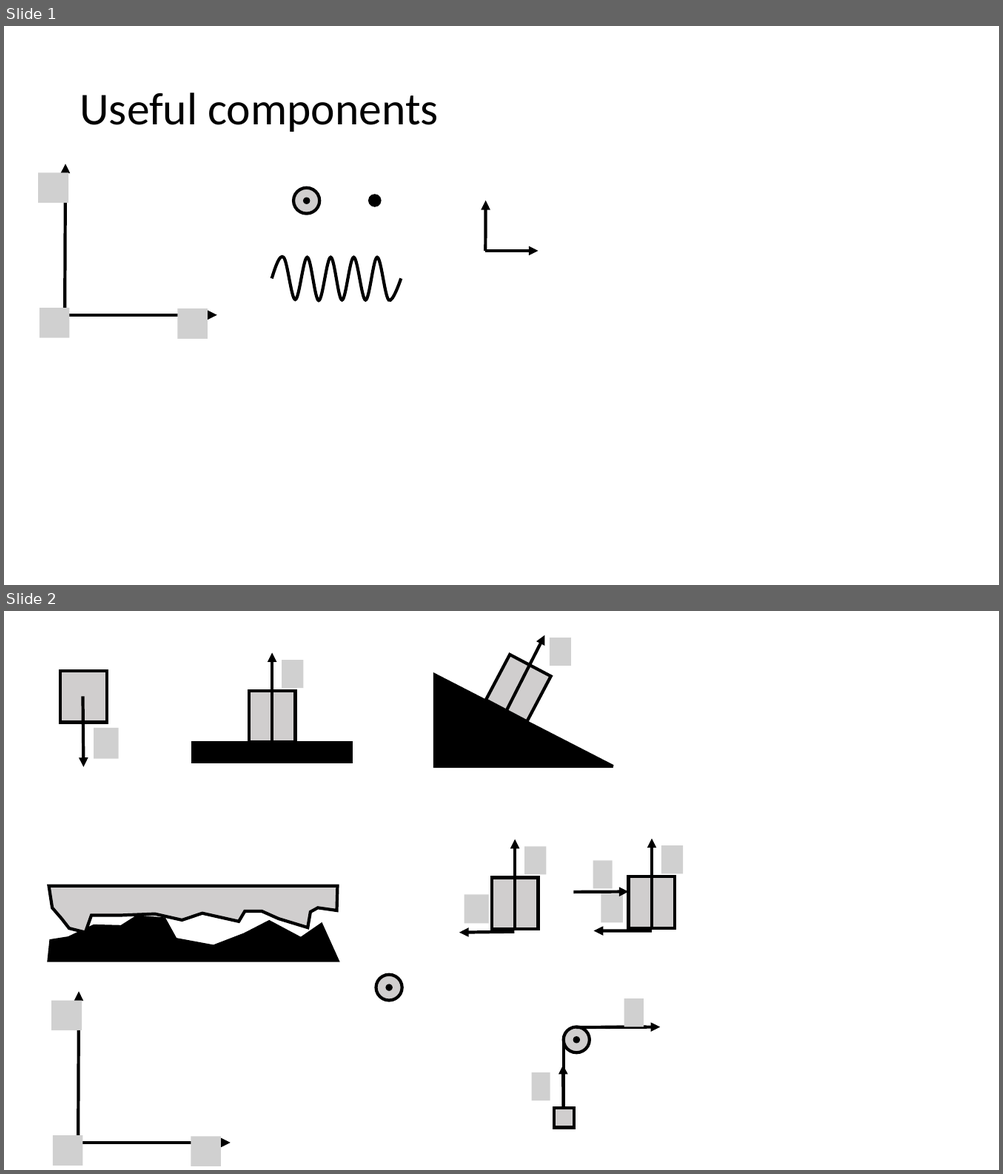
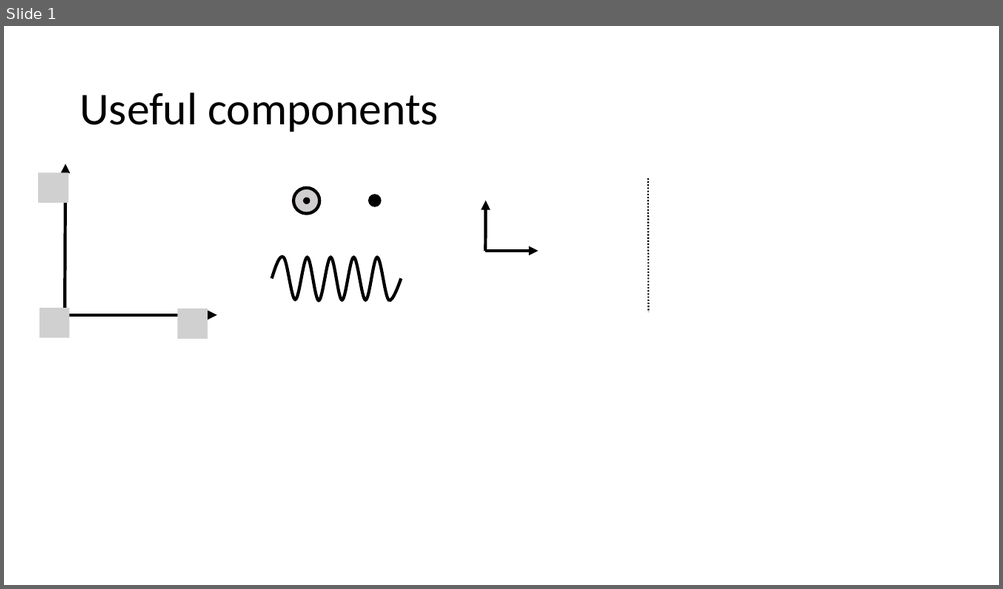
Before and after one commit to OSTP/PhysicsArtofModelling, a slide deck: tex/figures/ApplyingNewtonsLaws/Figures.pptx. Shown one above the other, each under a label of ours: slides 1 and 2 before the commit, slide 1 after it. The pictures are 1003x1174 and 1003x589 pixels, drawn with LibreOffice and Linux fonts; fonts in the diff are those of the drawing; grey boxes stand for pictures; background and template pictures are left out. Boxes give left, top, right and bottom in pixels: in the first picture for what was removed or moved away, otherwise in the second. Text is boxed around its words. In the diff, an @@ line names an element or a change of style, - is before the commit and + after.

```diff
--- a/tex/figures/ApplyingNewtonsLaws/Figures.pptx
+++ b/tex/figures/ApplyingNewtonsLaws/Figures.pptx
@@ slide 2 removed at (4,611,999,1170), background #FFFFFF @@
@@ rectangle removed at (60,671,106,722) @@
@@ group removed at (435,635,613,767): 1 rectangle, 1 arrow, 1 picture, 1 right triangle @@
@@ arrow removed from (83, 696) to (84, 767) @@
@@ picture removed at (94,728,118,759) @@
@@ group removed at (193,652,351,762): 2 rectangles, 1 arrow, 1 picture @@
@@ group removed at (459,839,683,933): 5 arrows, 5 pictures, 2 rectangles @@
@@ freeform shape removed at (48,886,338,933) @@
@@ freeform shape removed at (48,917,338,960) @@
@@ ellipse removed at (376,975,402,1001) @@
@@ ellipse removed at (387,986,391,990) @@
@@ group removed at (532,999,660,1128): 2 ellipses, 2 lines, 2 arrows, 2 pictures, 1 rectangle @@
@@ group removed at (52,991,230,1167): 3 pictures, 2 arrows @@
@@ slide 1 changed as well @@
@@ line added from (648, 178) to (649, 312), #000000 1.5 pt dashed @@
```
Also in this commit, not shown: 1 slide added, 7 other slides removed, 5 other files.
